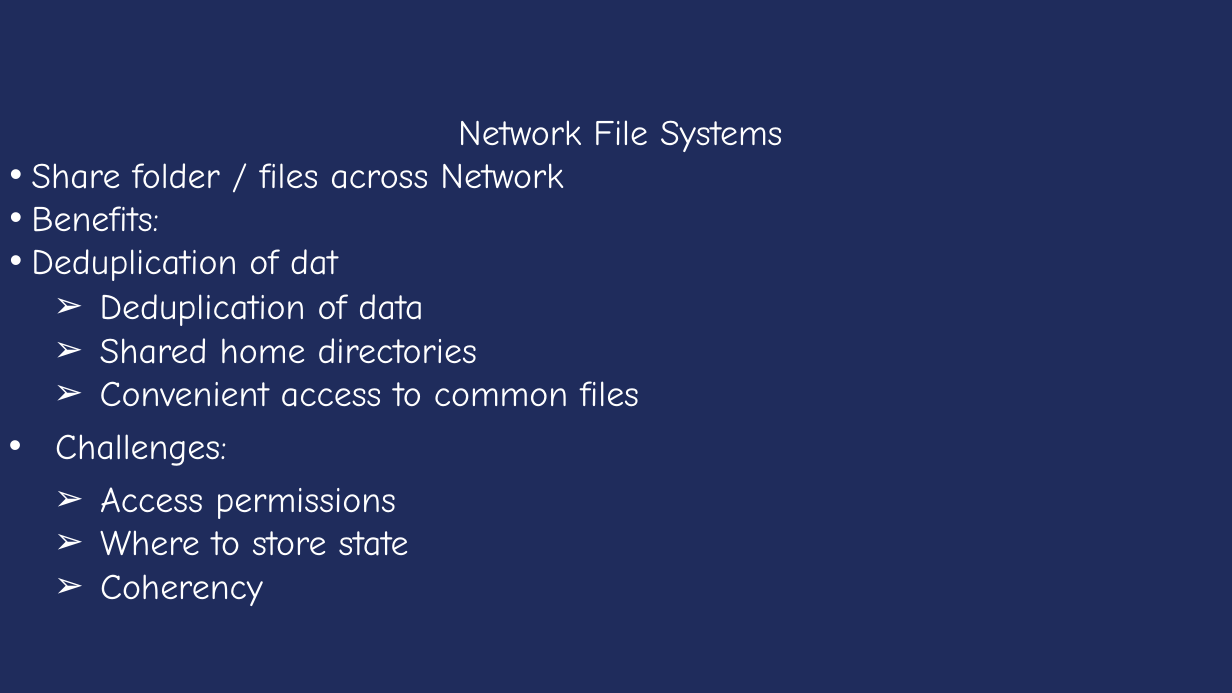
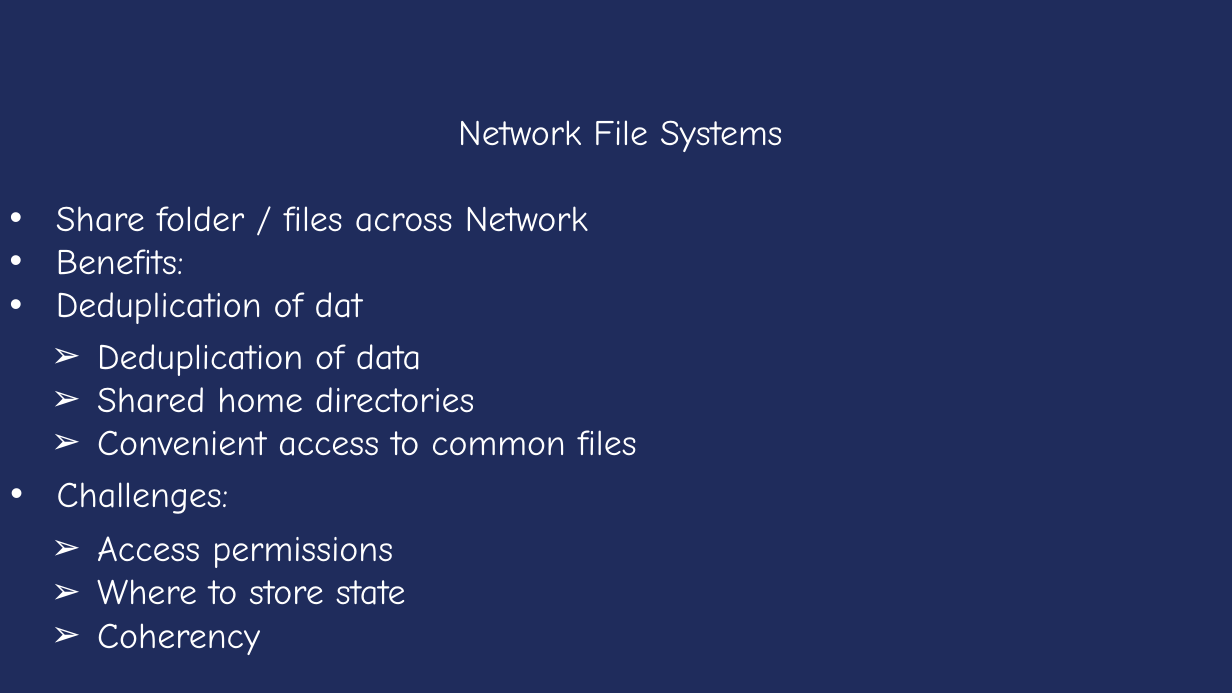
Before and after one commit to Rpersie/xv6-course, a slide deck: slide 37 of yale/ppt/ppt-english/Lecture11-File systems (2) .ppt. Drawn at 1232x693 pixels with LibreOffice and Linux fonts; fonts in the diff are those of the drawing. Boxes give left, top, right and bottom in pixels: in the first picture for what was removed or moved away, otherwise in the second. Text is boxed around its words. In the diff, an @@ line names an element or a change of style, - is before the commit and + after.

```diff
--- a/yale/ppt/ppt-english/Lecture11-File systems (2) .ppt
+++ b/yale/ppt/ppt-english/Lecture11-File systems (2) .ppt
@@ text at (x1=56, y1=206, x2=588, y2=324): indent changed @@
@@ text "Deduplication of data" moved from (x1=100, y1=294, x2=639, y2=407) to (x1=97, y1=344, x2=637, y2=456) @@
@@ text "Challenges:" moved from (x1=55, y1=434, x2=227, y2=466) to (x1=57, y1=482, x2=229, y2=514) @@
@@ text "Access permissions" moved from (x1=100, y1=487, x2=409, y2=606) to (x1=97, y1=536, x2=406, y2=655) @@
```
Also in this commit, not shown: 38 other slides changed, 16 other files.
